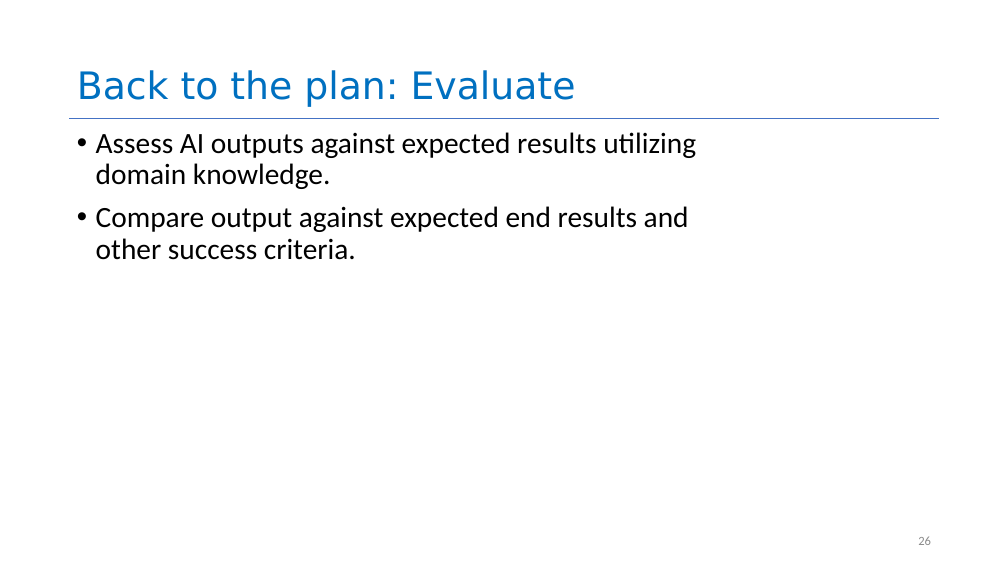
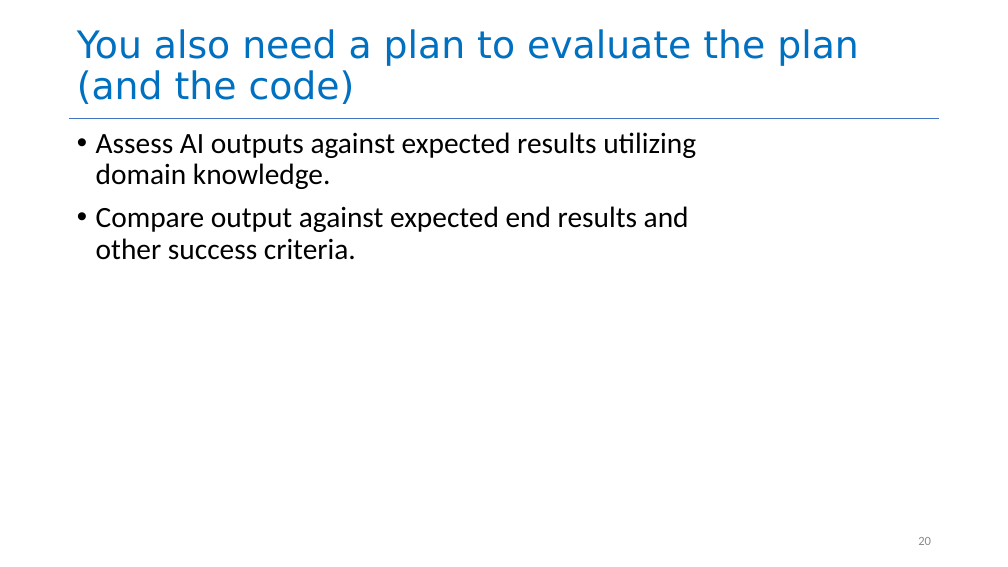
Before and after one commit to neu-se/CS4530-Spring-2026, a slide deck: slide 20 of Slides/Module 16 Using AI Agents.pptx (slide 26 before the commit). Drawn at 1008x567 pixels with LibreOffice and Linux fonts; fonts in the diff are those of the drawing. Boxes give left, top, right and bottom in pixels: in the first picture for what was removed or moved away, otherwise in the second. Text is boxed around its words. In the diff, an @@ line names an element or a change of style, - is before the commit and + after.

```diff
--- a/Slides/Module 16 Using AI Agents.pptx
+++ b/Slides/Module 16 Using AI Agents.pptx
@@ title at bbox=[77, 29, 858, 104]: text changed @@
-Back to the plan: Evaluate
+You also need a plan to evaluate the plan (and the code)
@@ page number at bbox=[918, 537, 931, 545]: text changed @@
-26
+20
```
Also in this commit, not shown: 18 other slides changed, 21 slides added, 18 slides removed, 2 other files.
